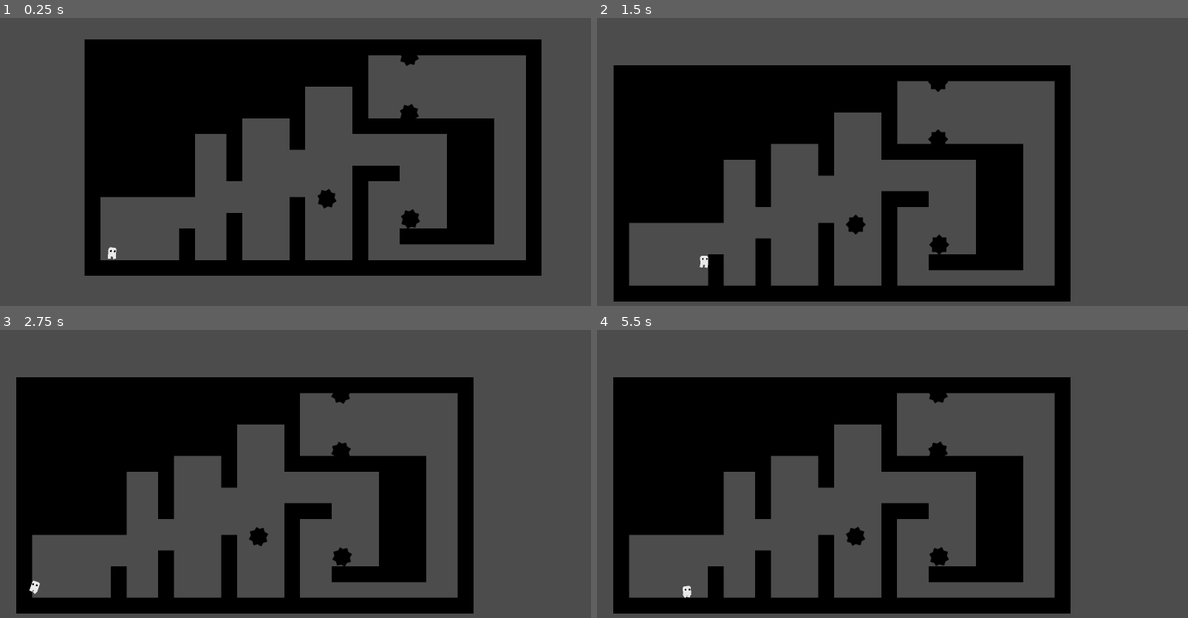
Above: before the commit, frames 1-4 (two rows, left to right).
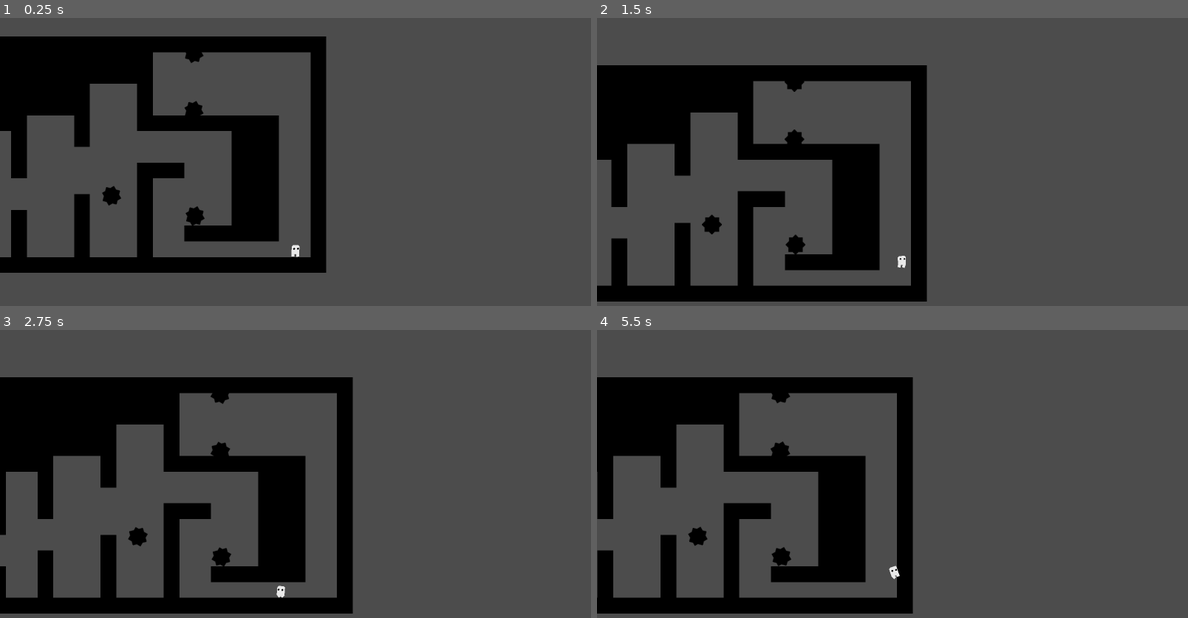
Above: after the commit, the same moments.

Repository: Maigal/gorace
Game: Godot game, scene res://Levels/level_1.tscn
The game is run twice, just before and just after one commit, with the same random seed, the same clock (stepped at 60 frames per second) and the same inputs. This scene is started directly instead of the project's main scene.
Inputs:
- Up to frame 1 (0.25 s): no input
- Up to frame 2 (1.5 s): hold Right (move_right) from 0.53 s (still down); tap Space (jump) at 0.6, 0.77, 1.07, 1.35 s
- Up to frame 3 (2.75 s): tap Space (jump) at 1.52, 1.82, 2.1 s; release Right (move_right) at 2.03 s; hold Left (move_left) from 2.03 s (still down)
- Up to frame 4 (5.5 s): release Left (move_left) at 2.78 s; hold Right (move_right) 2.78-4.28 s; tap Space (jump) at 2.85, 3.02, 3.32, 3.6, 3.77, 4.07, 4.35, 4.52, 4.82, 5.1 s; hold Left (move_left) 4.28-5.03 s; hold Right (move_right) from 5.03 s (still down)

The runs differ from the first frame. In frame 1, 39% of the frame differs, in the area x 0-92%, y 6-90%; in frame 2, 31%; in frame 3, 28%; in frame 4, 32%.

Commit message:
fixed jump shenanigans

Diff:
--- a/client/Levels/level_1.tscn
+++ b/client/Levels/level_1.tscn
@@ -42,4 +42,4 @@
 position = Vector2( 181.295, 695.215 )
 
 [node name="Player" parent="." instance=ExtResource( 1 )]
-position = Vector2( 132.069, 738.982 )
+position = Vector2( 1346.32, 772.618 )
--- a/client/Player.gd
+++ b/client/Player.gd
@@ -69,8 +69,13 @@
 		wallJumpKnockback += 5
 
 	var isGrounded = is_on_floor()
-
-	if isGrounded:
+	var wallCollider = null
+	if rightCollider.is_colliding() and rightCollider.get_collider().is_in_group("terrain"):
+		wallCollider = "right"
+	elif leftCollider.is_colliding() and leftCollider.get_collider().is_in_group("terrain"):
+		wallCollider = "left"
+
+	if isGrounded && !wallCollider:
 		if wallJumpKnockback != 0:
 			wallJumpKnockback = 0
 		if canWallJump == false:
@@ -81,9 +86,10 @@
 
 	if !isDead:
 
+
 		moveX(movementX_direction)
 
-		moveY(isGrounded)
+		moveY(isGrounded, wallCollider)
 
 		x_velocity = movementX_direction
 
@@ -124,7 +130,7 @@
 
 		$Rig.scale.x = player_direction
 
-func moveY(isGrounded):
+func moveY(isGrounded, wallCollider):
 
 
 	if isGrounded and y_velocity > 0:
@@ -132,7 +138,7 @@
 	elif is_on_ceiling():
 		y_velocity = 1
 
-	if is_on_wall() && (Input.is_action_pressed("move_right") || Input.is_action_pressed("move_left")):
+	if (wallCollider == "right" && Input.is_action_pressed("move_right")) || (wallCollider == "left" && Input.is_action_pressed("move_left")):
 		if y_velocity >= 0:
 			y_velocity = min(y_velocity + WALL_SLIDE_ACCELERATION, MAX_WALL_SLIDE_SPEED)
 			isWallSliding = true
@@ -151,15 +157,11 @@
 		y_velocity = y_velocity / 2;
 #	print(is_on_wall())
 
-	var wallCollider = null
-	if rightCollider.is_colliding() and rightCollider.get_collider().is_in_group("terrain"):
-		wallCollider = "right"
-	elif leftCollider.is_colliding() and leftCollider.get_collider().is_in_group("terrain"):
-		wallCollider = "left"
+
 
 	if isGrounded  and Input.is_action_just_pressed("jump"):
 		y_velocity = -JUMP_FORCE
-	elif wallCollider and Input.is_action_just_pressed("jump") and (canWallJump or wallJumpDirection != -player_direction):
+	elif wallCollider and Input.is_action_just_pressed("jump"):
 		var dir
 		if wallCollider == "right":
 			dir = -1
